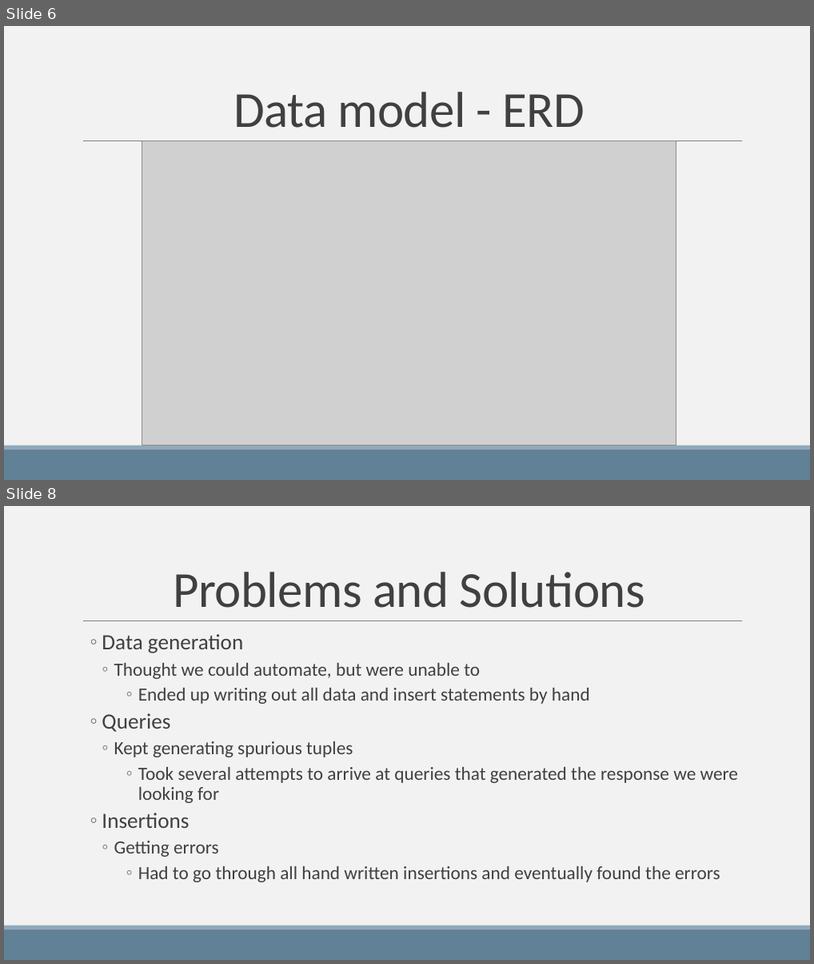
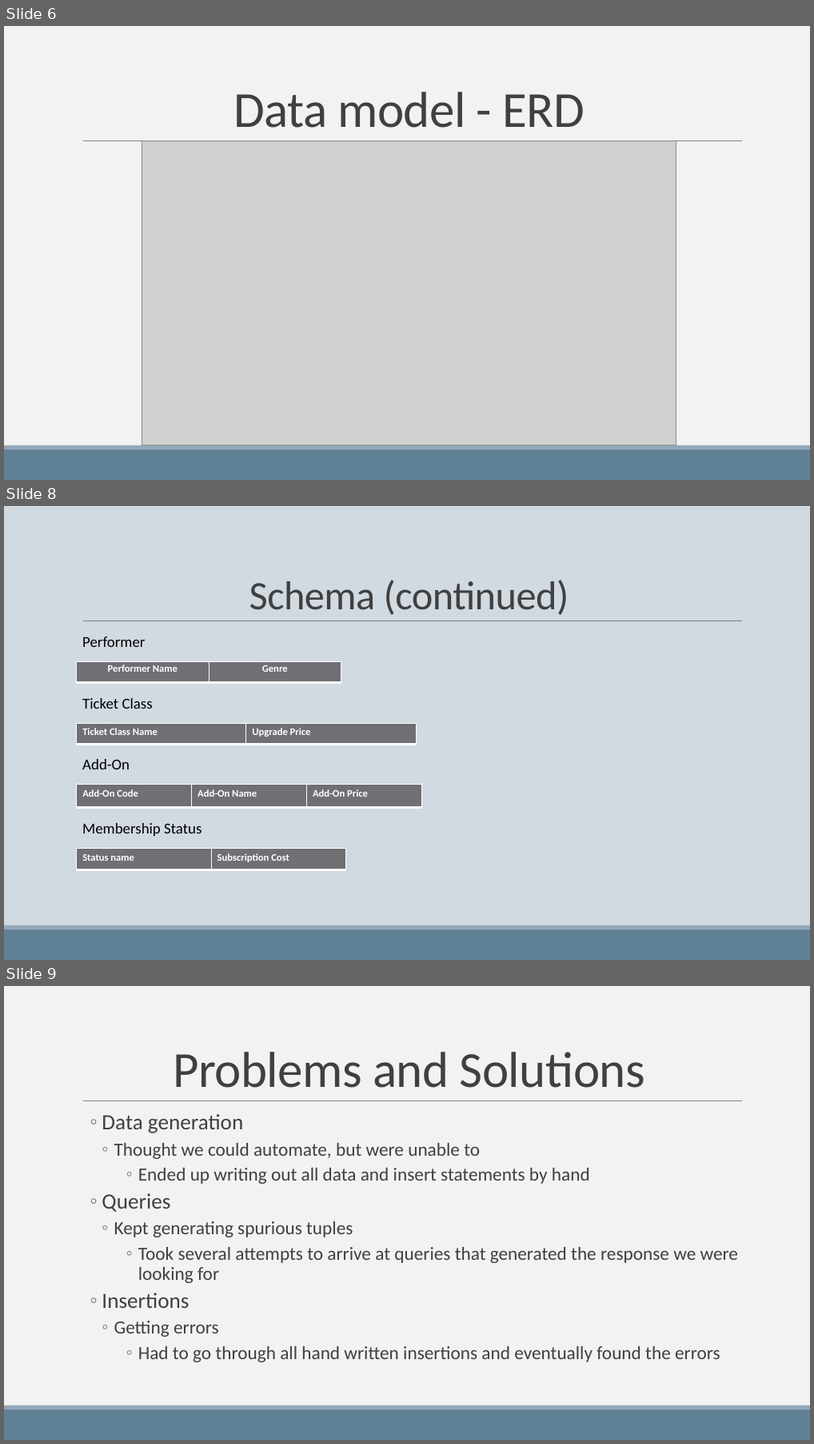
Before and after one commit to keatonmay/db_systems_proj, a slide deck: deliverables/Encore Tickets Presentation.pptx. Shown one above the other, each under a label of ours: slides 6 and 8 before the commit, slides 6, 8 and 9 after it; the slides between them are not shown. The pictures are 814x964 and 814x1444 pixels, drawn with LibreOffice and Linux fonts; fonts in the diff are those of the drawing; grey boxes stand for pictures. Boxes give left, top, right and bottom in pixels: in the first picture for what was removed or moved away, otherwise in the second. Text is boxed around its words. In the diff, an @@ line names an element or a change of style, - is before the commit and + after.

```diff
--- a/deliverables/Encore Tickets Presentation.pptx
+++ b/deliverables/Encore Tickets Presentation.pptx
@@ slide 8 added at (4,506,810,960), background #D1D9E1; not listed: 3 template elements that a slide beside it also shows @@
@@ title added at (250,580,570,615), 48 pt, text #404040 @@
+Schema (continued)
@@ text added at (82,636,145,647), 18 pt, text #000000 @@
+Performer
@@ table added at (77,661,342,682), 1 rows, 2 columns @@
+Performer Name | Genre
@@ text added at (82,698,153,708), 18 pt, text #000000 @@
+Ticket Class
@@ table added at (77,723,417,744), 1 rows, 2 columns @@
+Ticket Class Name | Upgrade Price
@@ text added at (82,759,130,769), 18 pt, text #000000 @@
+Add-On
@@ table added at (77,784,422,808), 1 rows, 3 columns @@
+Add-On Code | Add-On Name | Add-On Price
@@ text added at (82,823,202,836), 18 pt, text #000000 @@
+Membership Status
@@ table added at (77,848,346,869), 1 rows, 2 columns @@
+Status name | Subscription Cost
@@ what was slide 8 is now slide 9 @@
```
Also in this commit, not shown: 1 slide changed, 1 other file.
